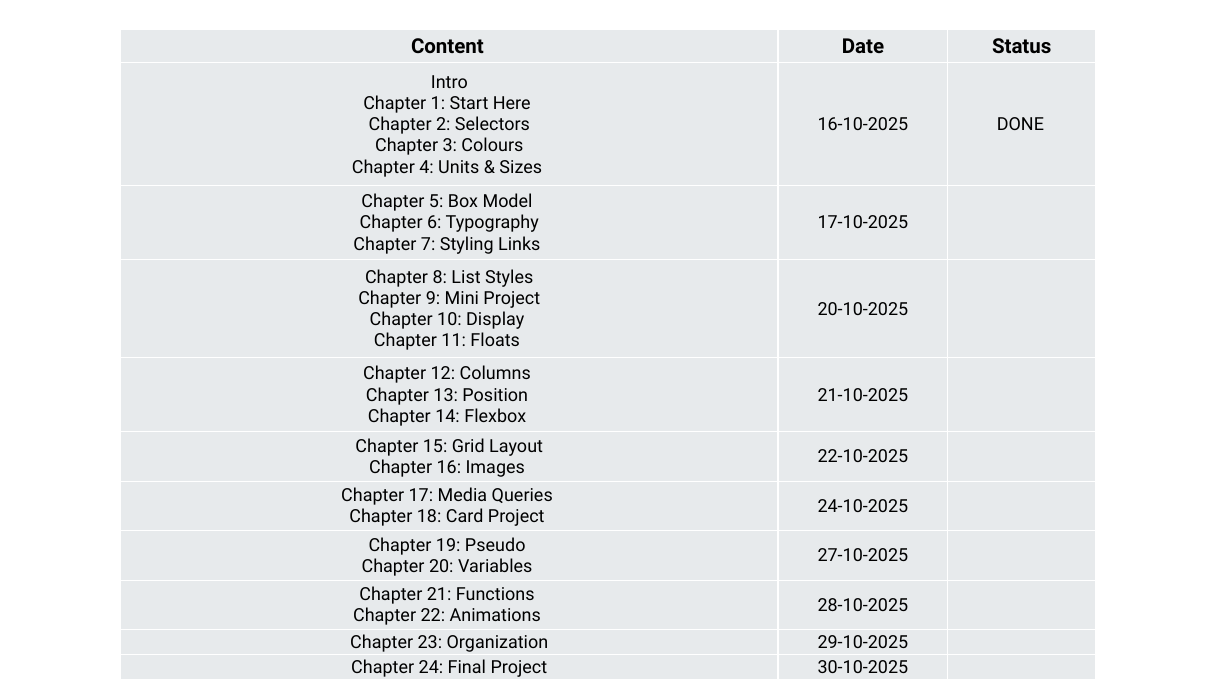
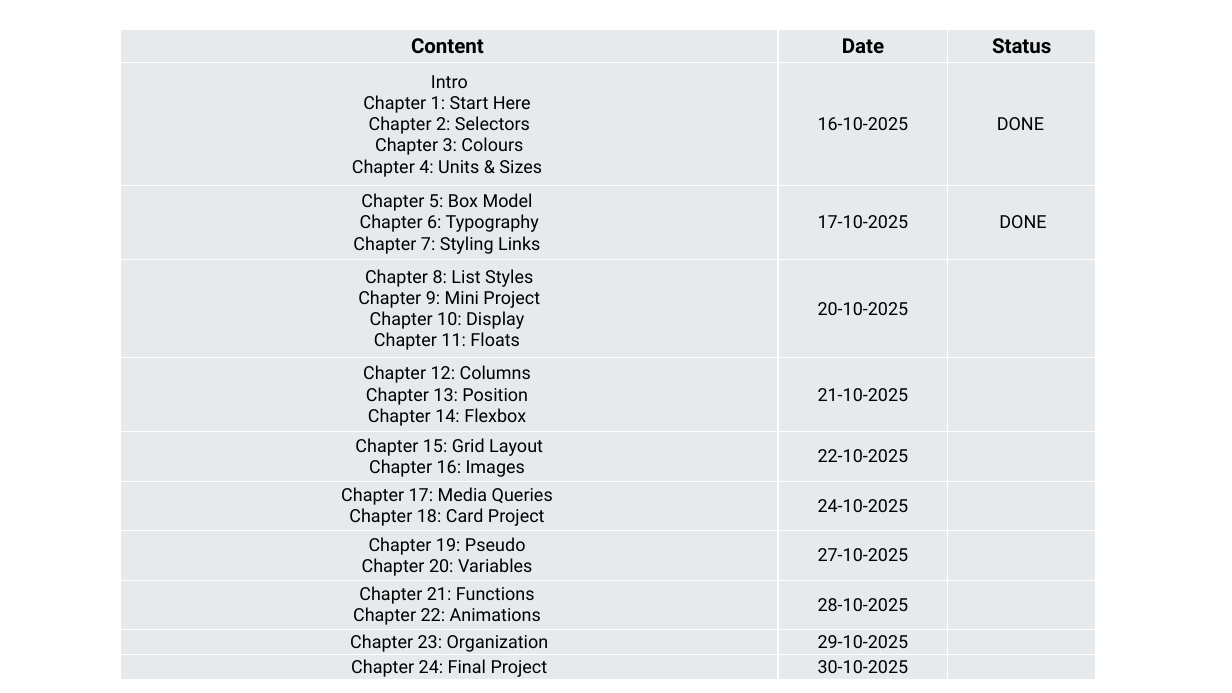
Before and after one commit to urk17me114/frontend_study_data, a slide deck: slide 3 of ROADMAP/Roadmap- CSS.pptx. Drawn at 1232x693 pixels with LibreOffice and Linux fonts; fonts in the diff are those of the drawing. Boxes give left, top, right and bottom in pixels: in the first picture for what was removed or moved away, otherwise in the second. Text is boxed around its words. In the diff, an @@ line names an element or a change of style, - is before the commit and + after.

```diff
--- a/ROADMAP/Roadmap- CSS.pptx
+++ b/ROADMAP/Roadmap- CSS.pptx
@@ table at [121, 30, 1096, 681] @@
-row 3, column 3: 
+row 3, column 3: DONE
```
Also in this commit, not shown: 2 other files.
